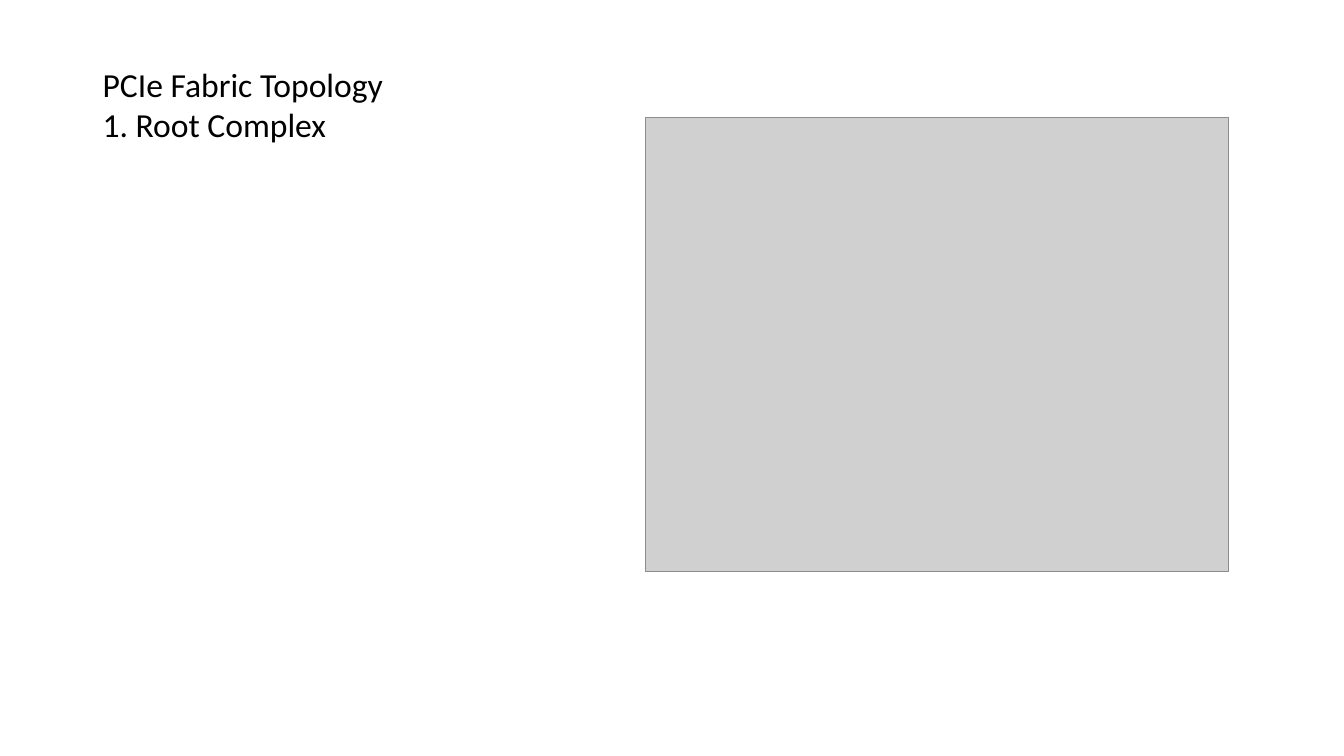
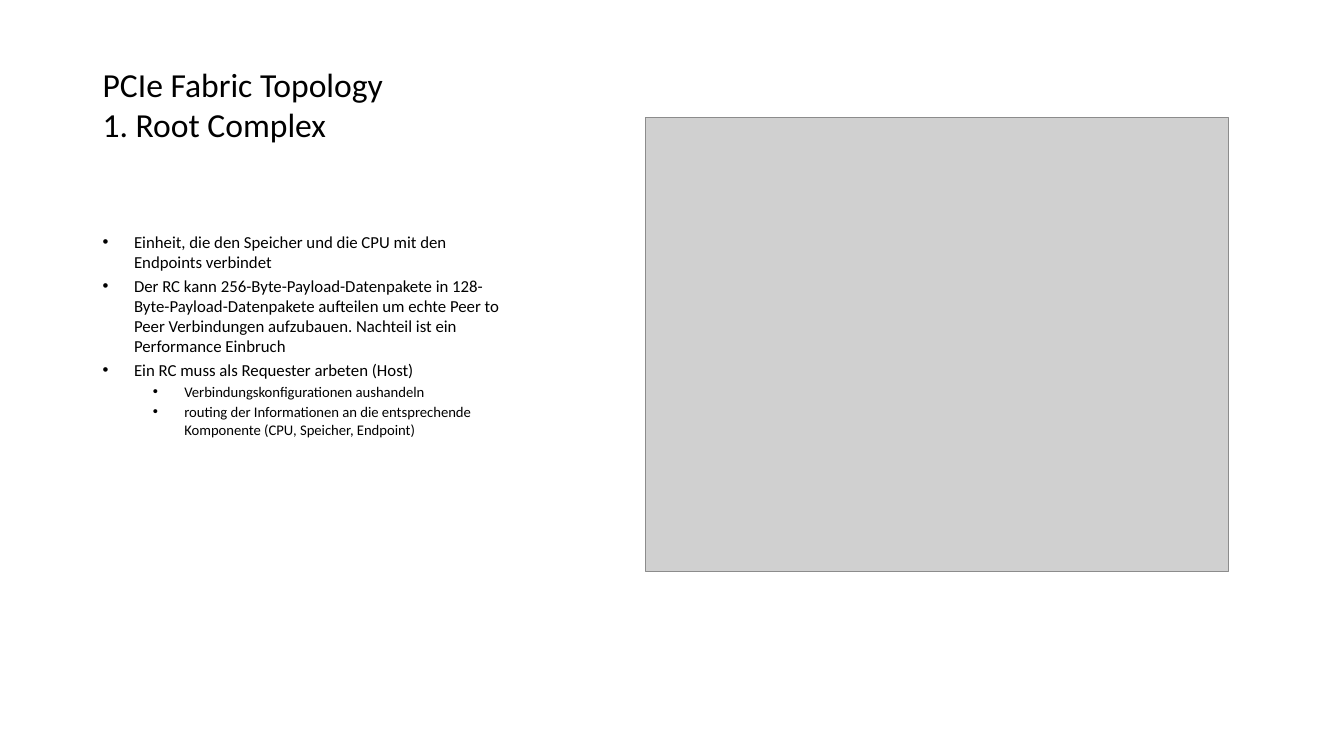
Before and after one commit to JustusDinera/Digitale-Signalverarbeitung, a slide deck: slide 5 of PCI Express.pptx (slide 6 before the commit). Drawn at 1344x756 pixels with LibreOffice and Linux fonts; fonts in the diff are those of the drawing; grey boxes stand for pictures; background and template pictures are left out. Boxes give left, top, right and bottom in pixels: in the first picture for what was removed or moved away, otherwise in the second. Text is boxed around its words. In the diff, an @@ line names an element or a change of style, - is before the commit and + after.

```diff
--- a/PCI Express.pptx
+++ b/PCI Express.pptx
@@ text added at bbox=[134, 236, 499, 438], 12 pt, text #000000 @@
+• Einheit, die den Speicher und die CPU mit den Endpoints verbindet
+• Der RC kann 256-Byte-Payload-Datenpakete in 128-Byte-Payload-Datenpakete aufteilen um echte Peer to Peer Verbindungen aufzubauen. Nachteil ist ein Performance Einbruch
+• Ein RC muss als Requester arbeten (Host)
+  • Verbindungskonfigurationen aushandeln
+  • routing der Informationen an die entsprechende Komponente (CPU, Speicher, Endpoint)
```
Also in this commit, not shown: 6 other slides changed, 1 slide removed.
